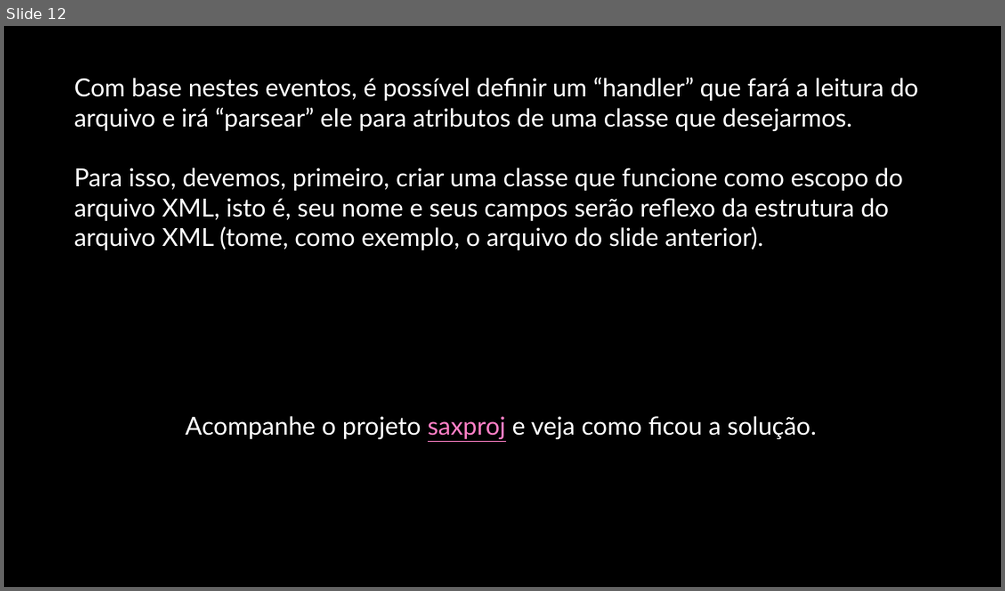
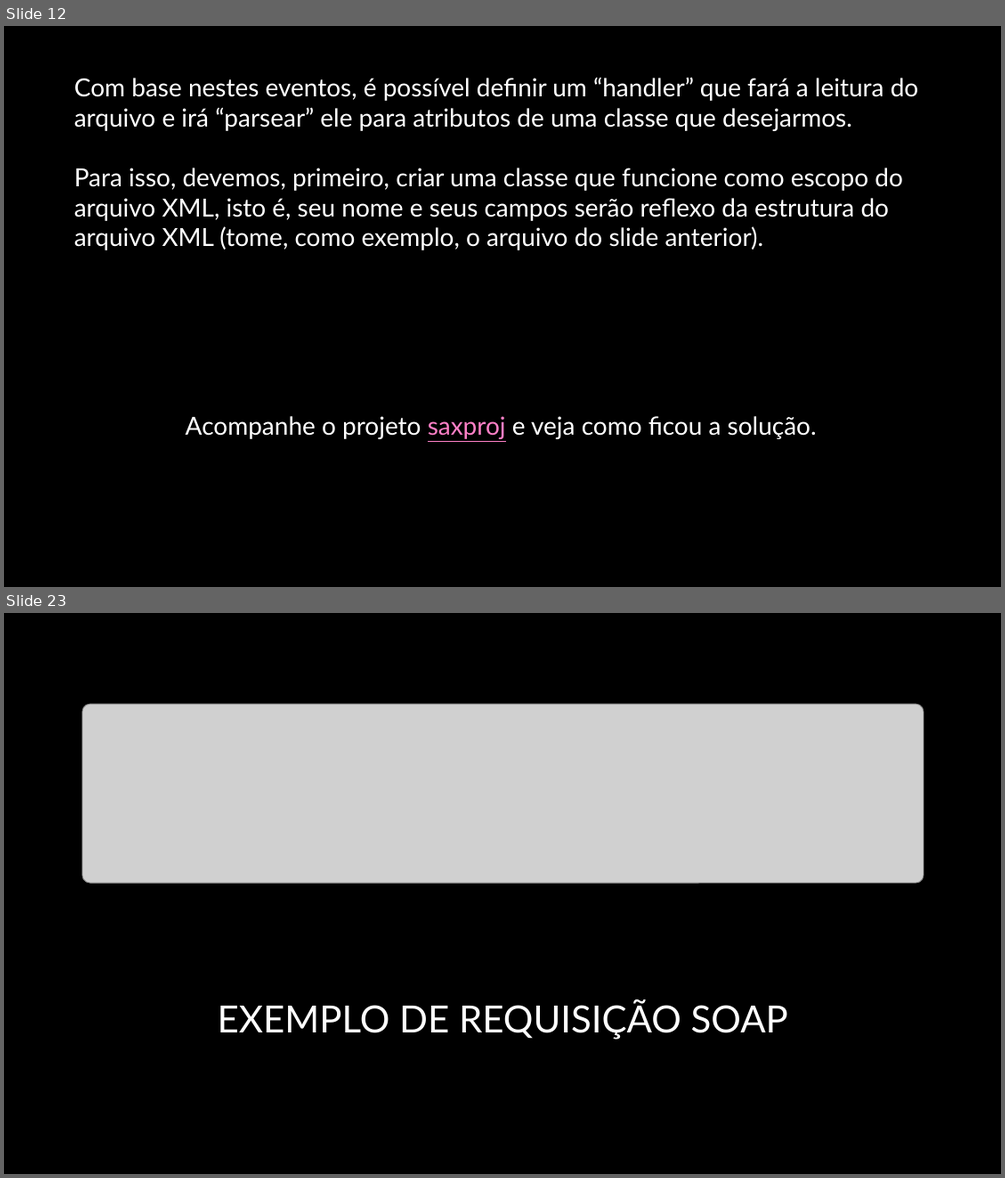
Before and after one commit to professordouglasfilho/aulasetutoriais, a slide deck: aulas/modulo4/Módulo 4 - Webservices.pptx. Shown one above the other, each under a label of ours: slide 12 before the commit, slides 12 and 23 after it; the slides between them are not shown. The pictures are 1005x591 and 1005x1178 pixels, drawn with LibreOffice and Linux fonts; fonts in the diff are those of the drawing; grey boxes stand for pictures; background and template pictures are left out. Boxes give left, top, right and bottom in pixels: in the first picture for what was removed or moved away, otherwise in the second. Text is boxed around its words. In the diff, an @@ line names an element or a change of style, - is before the commit and + after.

```diff
--- a/aulas/modulo4/Módulo 4 - Webservices.pptx
+++ b/aulas/modulo4/Módulo 4 - Webservices.pptx
@@ slide 23 added at box(4, 613, 1001, 1174), background picture (left out) @@
@@ picture added at box(82, 705, 923, 883) @@
@@ title added at box(218, 1000, 788, 1039), 36 pt, text #FFFFFF @@
+EXEMPLO DE REQUISIÇÃO SOAP
```
Also in this commit, not shown: 2 slides changed, 10 other slides added, 19 other files.
